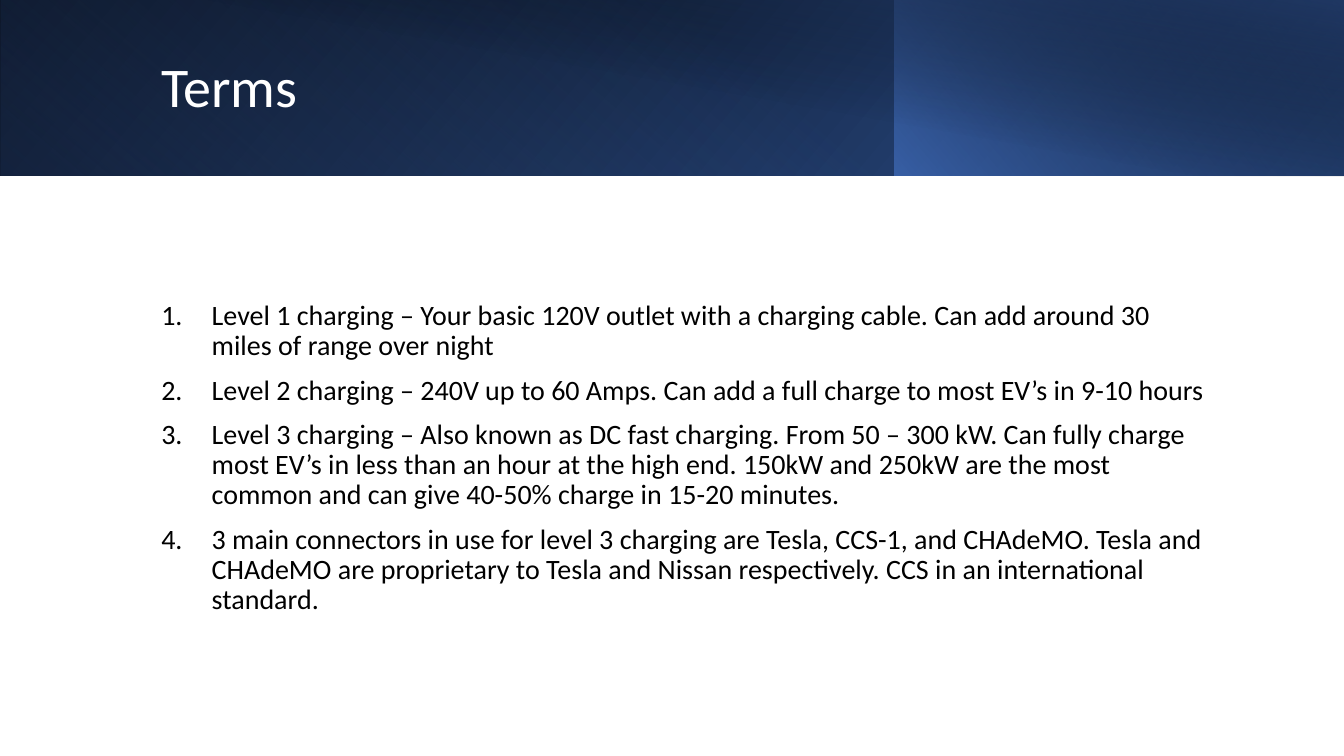
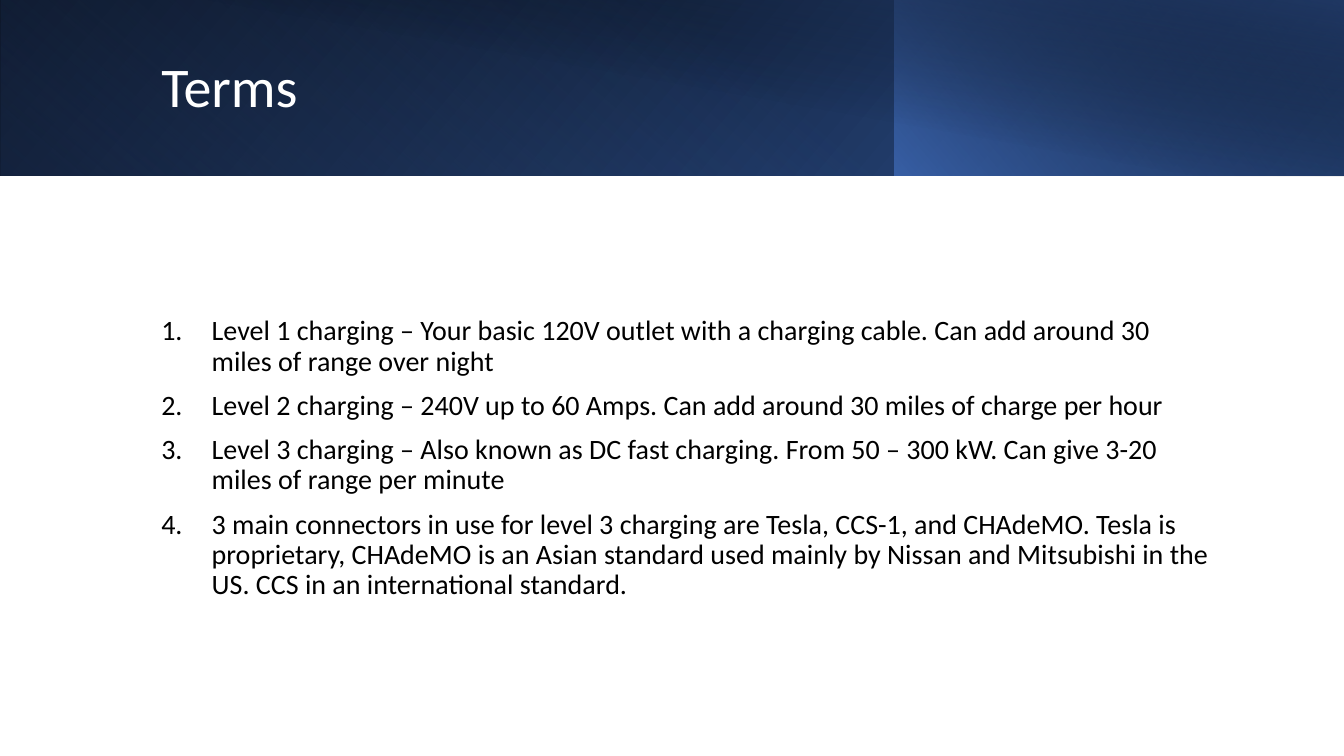
Before and after one commit to hollandgriffis/TN-EV-Charging, a slide deck: slide 4 of slides/Tn_EV_Charging.pptx. Drawn at 1344x756 pixels with LibreOffice and Linux fonts; fonts in the diff are those of the drawing. Boxes give left, top, right and bottom in pixels: in the first picture for what was removed or moved away, otherwise in the second. Text is boxed around its words. In the diff, an @@ line names an element or a change of style, - is before the commit and + after.

Commit message:
12_17 upload 3

```diff
--- a/slides/Tn_EV_Charging.pptx
+++ b/slides/Tn_EV_Charging.pptx
@@ text at [212, 395, 1208, 595]: text changed @@
-2. Level 2 charging – 240V up to 60 Amps. Can add a full charge to most EV’s in 9-10 hours
-3. Level 3 charging – Also known as DC fast charging. From 50 – 300 kW. Can fully charge most EV’s in less than an hour at the high end. 150kW and 250kW are the most common and can give 40-50% charge in 15-20 minutes.
-4. 3 main connectors in use for level 3 charging are Tesla, CCS-1, and CHAdeMO. Tesla and CHAdeMO are proprietary to Tesla and Nissan respectively. CCS in an international standard.
+2. Level 2 charging – 240V up to 60 Amps. Can add around 30 miles of charge per hour
+3. Level 3 charging – Also known as DC fast charging. From 50 – 300 kW. Can give 3-20 miles of range per minute
+4. 3 main connectors in use for level 3 charging are Tesla, CCS-1, and CHAdeMO. Tesla is proprietary, CHAdeMO is an Asian standard used mainly by Nissan and Mitsubishi in the US. CCS in an international standard.
```
